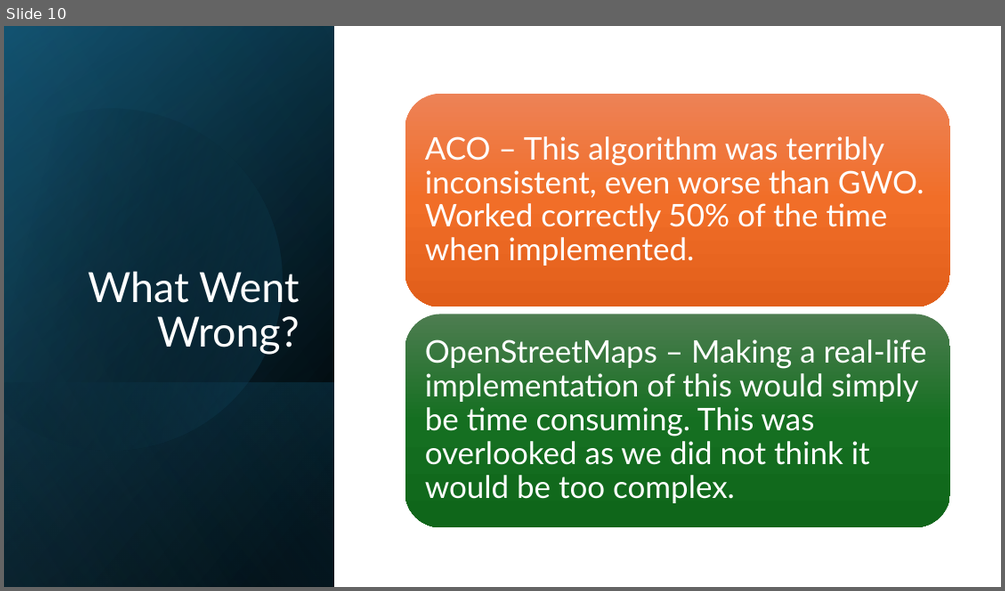
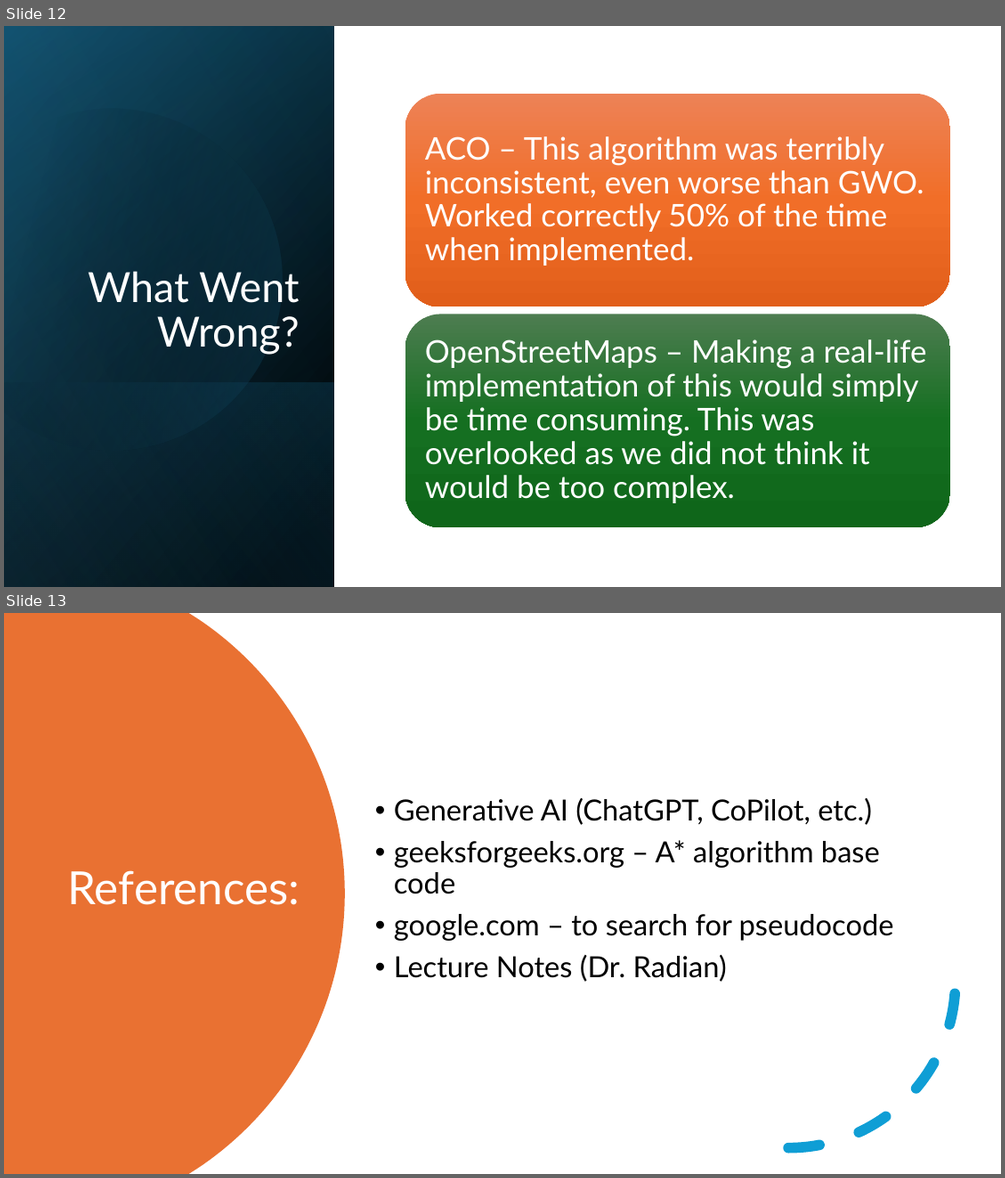
Before and after one commit to MillerKites/Network_Routing_Optimization, a slide deck: presentation/Network Routing Optimization.pptx. Shown one above the other, each under a label of ours: slide 10 before the commit, slides 12 and 13 after it. The pictures are 1005x591 and 1005x1178 pixels, drawn with LibreOffice and Linux fonts; fonts in the diff are those of the drawing. Boxes give left, top, right and bottom in pixels: in the first picture for what was removed or moved away, otherwise in the second. Text is boxed around its words. In the diff, an @@ line names an element or a change of style, - is before the commit and + after.

```diff
--- a/presentation/Network Routing Optimization.pptx
+++ b/presentation/Network Routing Optimization.pptx
@@ slide 13 added at box(4, 613, 1001, 1174), background #FFFFFF @@
@@ freeform shape added at box(4, 613, 345, 1174), fill #E97132 @@
@@ text added at box(394, 798, 894, 981), 28 pt, text #000000 @@
+• Generative AI (ChatGPT, CoPilot, etc.)
+• geeksforgeeks.org – A* algorithm base code
+• google.com – to search for pseudocode
+• Lecture Notes (Dr. Radian)
@@ arc (boxed as its full ellipse) added at box(622, 814, 956, 1149), outline #0F9ED5 10 pt dashed @@
@@ title added at box(67, 870, 299, 905), 44 pt, text #FFFFFF @@
+References:
@@ what was slide 10 is now slide 12 @@
```
Also in this commit, not shown: 5 other slides added, 2 slides removed.
